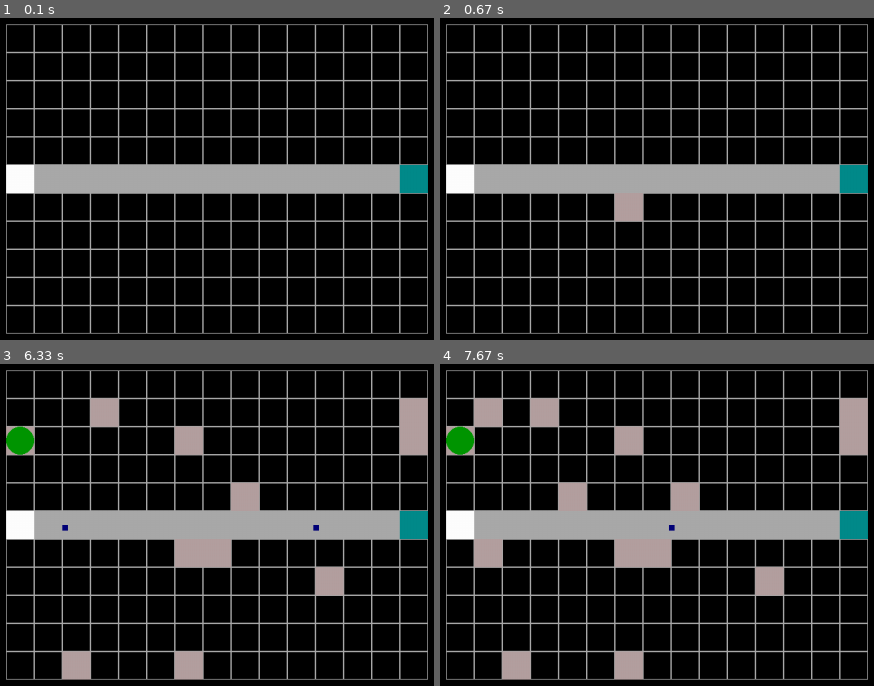
Above: before the commit, frames 1-4 (two rows, left to right).
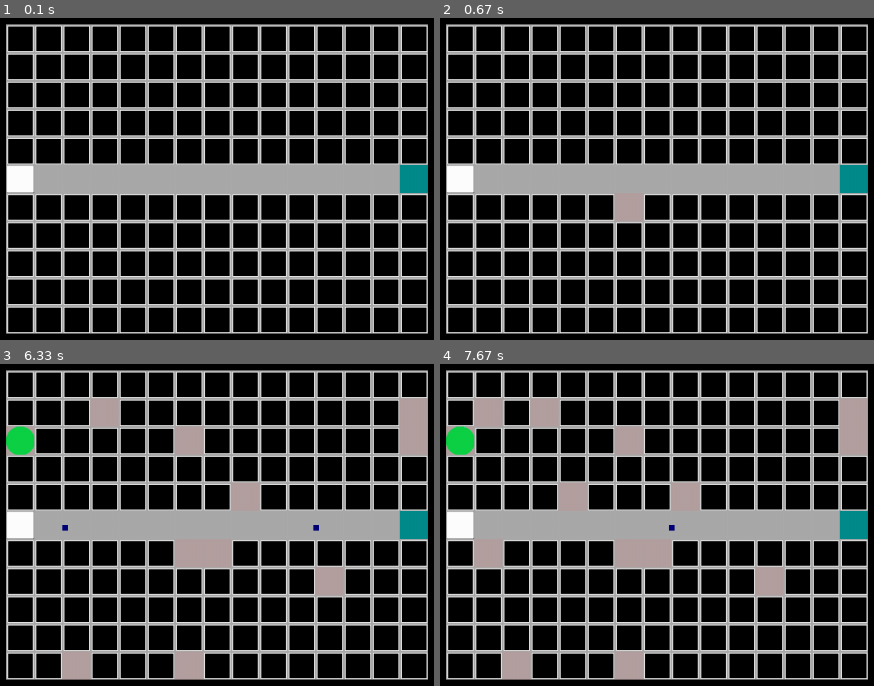
Above: after the commit, the same moments.

Repository: GawarWawar/pygame_project
Game: pygame game, started from main.py
Same seed, same stepped clock (60 frames per second), same inputs: the game is played once before the commit and once after it.
Inputs (mouse positions are in pixels of both pictures, inside the frame that each line leads up to):
- Up to frame 1 (0.1 s): no input
- Up to frame 2 (0.67 s): click (622, 201) at 0.38 s
- Up to frame 3 (6.33 s): click (221, 557) at 0.72 s; click (321, 570) at 1.55 s; click (177, 657) at 2.38 s; click (186, 438) at 2.72 s; click (91, 421) at 3.05 s; click (407, 434) at 4.38 s; click (420, 399) at 4.72 s; click (256, 502) at 5.05 s; click (21, 434) at 5.38 s; click (82, 673) at 5.72 s; click (21, 431) at 6.05 s
- Up to frame 4 (7.67 s): click (479, 563) at 6.38 s; click (570, 505) at 6.72 s; click (483, 405) at 7.05 s

The runs differ from the first frame. In frame 1, 20% of the frame differs, in the area x 1-99%, y 2-98%; in frame 2, 19%; in frame 3, 19%; in frame 4, 18%.

Commit message:
added images for every sprite

Diff:
--- a/entities/basic_tiles.py
+++ b/entities/basic_tiles.py
@@ -1,9 +1,12 @@
+import pathlib
 import pygame
+
 
 class Tile():
     fill_colour = (170, 170, 170)
     border_size = 1
     corner_radius = (-1, -1, -1, -1) #top_left, top_right, bottom_left, bottom_right
+    _image_path = pathlib.Path(__file__).parent.joinpath("pictures/Tile.png")
 
     def __init__(
         self,
@@ -11,29 +14,39 @@
         width: int,
         height: int,
     ) -> None:
+        # TODO: Look at this and decide if this properties are needed
         self.coordinates = coordinates
         self.width = width
         self.height = height
-        self.rect = pygame.Rect(
-            self.coordinates[0],
-            self.coordinates[1],
-            self.width,
-            self.height,
-        )
 
-    def draw(
+        # Upload image
+        self.image = pygame.image.load(self._image_path).convert_alpha()
+        self.image = pygame.transform.scale(self.image, (width, height))
+
+        # Assign rect to property
+        self.rect = self.image.get_rect()
+
+        # Change the start coordinates
+        self.rect.x = coordinates[0]
+        self.rect.y = coordinates[1]
+
+    def update(
         self,
         screen: pygame.Surface,
     ):
-        pygame.draw.rect(
+        screen.blit(
+            self.image,
+            self.rect,
+        )
+
+    # TODO: REWORK OR DELETE
+    def set_screen_colour(self, screen):
+        self.fill_colour = screen.get_colorkey()
+        self.__init__(
             screen,
-            self.fill_colour,
-            self.rect,
-            self.border_size,
-            self.corner_radius[0],
-            self.corner_radius[1],
-            self.corner_radius[2],
-            self.corner_radius[3],
+            self.rect.topleft,
+            self.rect.width,
+            self.rect.height
         )
 
     @classmethod
@@ -45,30 +58,26 @@
         self = globals()[new_cls]
         return self
 
-    def set_screen_colour(self, screen):
-        self.fill_colour = self.screen.get_colorkey()
-        self.__init__(
-            screen,
-            self.rect.topleft,
-            self.rect.width,
-            self.rect.height
-        )
+
 
 class Road(Tile):
     border_size = 100
-    ...
+    _image_path = pathlib.Path(__file__).parent.joinpath("pictures/True_road.png")
 
 class Base(Road):
     fill_colour = (0, 139, 139)
+    _image_path = pathlib.Path(__file__).parent.joinpath("pictures/Base.png")
+
 
 class Entrance(Road):
     fill_colour = (255, 255, 255)
-
+    _image_path = pathlib.Path(__file__).parent.joinpath("pictures/Entance.png")
 
 
 class TowerFundament (Tile):
     fill_colour = (180, 160, 160)
     border_size = 100
+    _image_path = pathlib.Path(__file__).parent.joinpath("pictures/Tower_fundament.png")
 
 class Tower (TowerFundament):
     ...
@@ -78,3 +87,4 @@
     border_size = 100
     draw_function = pygame.draw.circle
     corner_radius = (20, 20, 20, 20)
+    _image_path = pathlib.Path(__file__).parent.joinpath("pictures/Basic_tower.png")
--- a/entities/map_building.py
+++ b/entities/map_building.py
@@ -36,7 +36,7 @@
                         self.SQUARE_DIMENSIONS,
                         self.SQUARE_DIMENSIONS
                     )
-                tile_to_add.draw(screen)
+                tile_to_add.update(screen)
                 field[int(x / self.SQUARE_DIMENSIONS)].append(
                     tile_to_add
                 )
--- a/main.py
+++ b/main.py
@@ -39,7 +39,7 @@
         field.SQUARE_DIMENSIONS,
         field.SQUARE_DIMENSIONS,
     )
-    field.field_of_tiles[i][5].draw(screen)
+    field.field_of_tiles[i][5].update(screen)
 
     if tile_type == basic_tiles.Entrance:
         entrances.append((i, 5))
@@ -73,8 +73,7 @@
                         field.SQUARE_DIMENSIONS/5
                     )
                 )
-                foe_to_append.draw(screen)
-                print(foe_to_append.rect.topleft)
+                foe_to_append.update(screen)
                 foes.append(foe_to_append)
 
         #player actions
@@ -102,7 +101,7 @@
                                 field.SQUARE_DIMENSIONS,
                                 field.SQUARE_DIMENSIONS,
                             )
-                        field.field_of_tiles[tile_arr_pos[0]][tile_arr_pos[1]].draw(screen)
+                        field.field_of_tiles[tile_arr_pos[0]][tile_arr_pos[1]].update(screen)
                     else:
                         field.field_of_tiles[tile_arr_pos[0]][tile_arr_pos[1]] \
                             = basic_tiles.TowerFundament(
@@ -110,11 +109,11 @@
                                 field.SQUARE_DIMENSIONS,
                                 field.SQUARE_DIMENSIONS,
                             )
-                        field.field_of_tiles[tile_arr_pos[0]][tile_arr_pos[1]].draw(screen)
+                        field.field_of_tiles[tile_arr_pos[0]][tile_arr_pos[1]].update(screen)
 
     for row in field.field_of_tiles:
         for tile in row:
-            tile.draw(screen)
+            tile.update(screen)
 
     for foe_arr_pos, foe in enumerate(foes):
         foes[foe_arr_pos].rect = foe.rect.move(foe.speed, 0)
